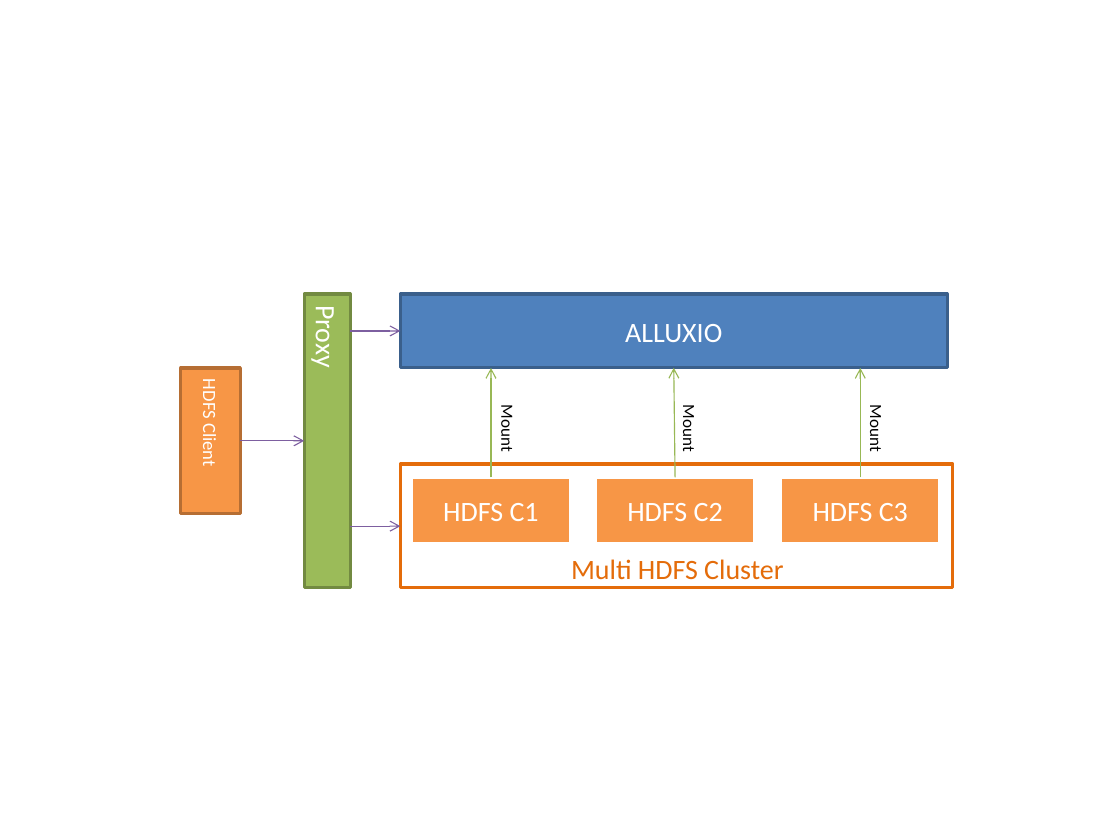
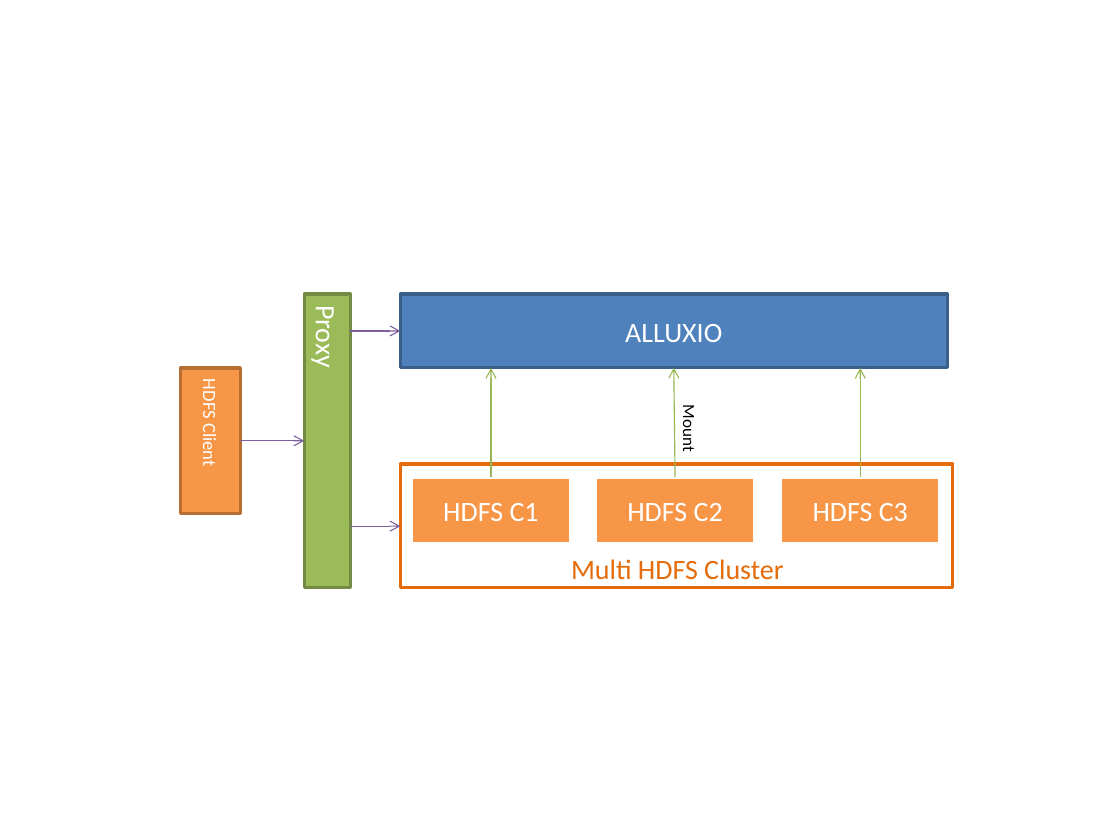
Before and after one commit to Jason0812/doc, a slide deck: slide 3 of alluxio/ArC.pptx. Drawn at 1120x840 pixels with LibreOffice and Linux fonts; fonts in the diff are those of the drawing. Boxes give left, top, right and bottom in pixels: in the first picture for what was removed or moved away, otherwise in the second. Text is boxed around its words. In the diff, an @@ line names an element or a change of style, - is before the commit and + after.

```diff
--- a/alluxio/ArC.pptx
+++ b/alluxio/ArC.pptx
@@ text removed at box(497, 409, 518, 451) @@
-Mount
@@ text removed at box(866, 409, 887, 451) @@
-Mount
```
Also in this commit, not shown: 2 other slides changed, 7 other files.
